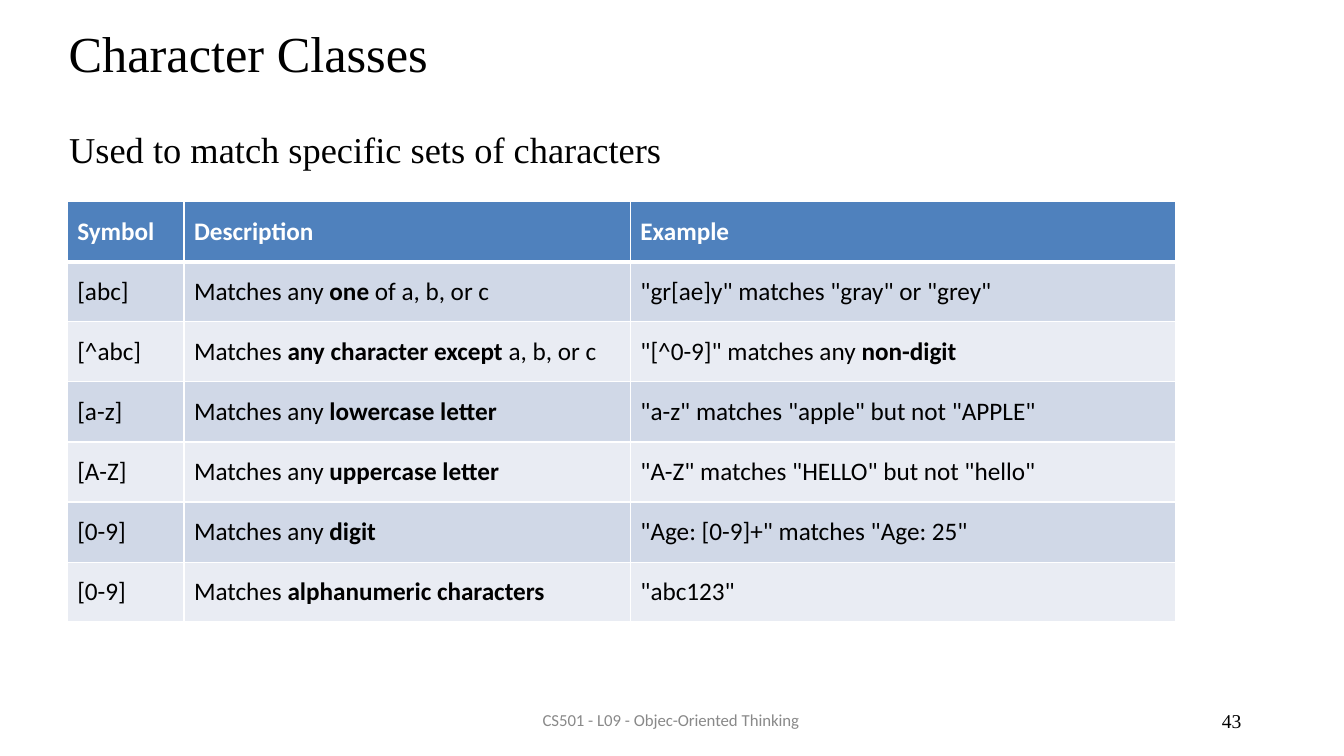
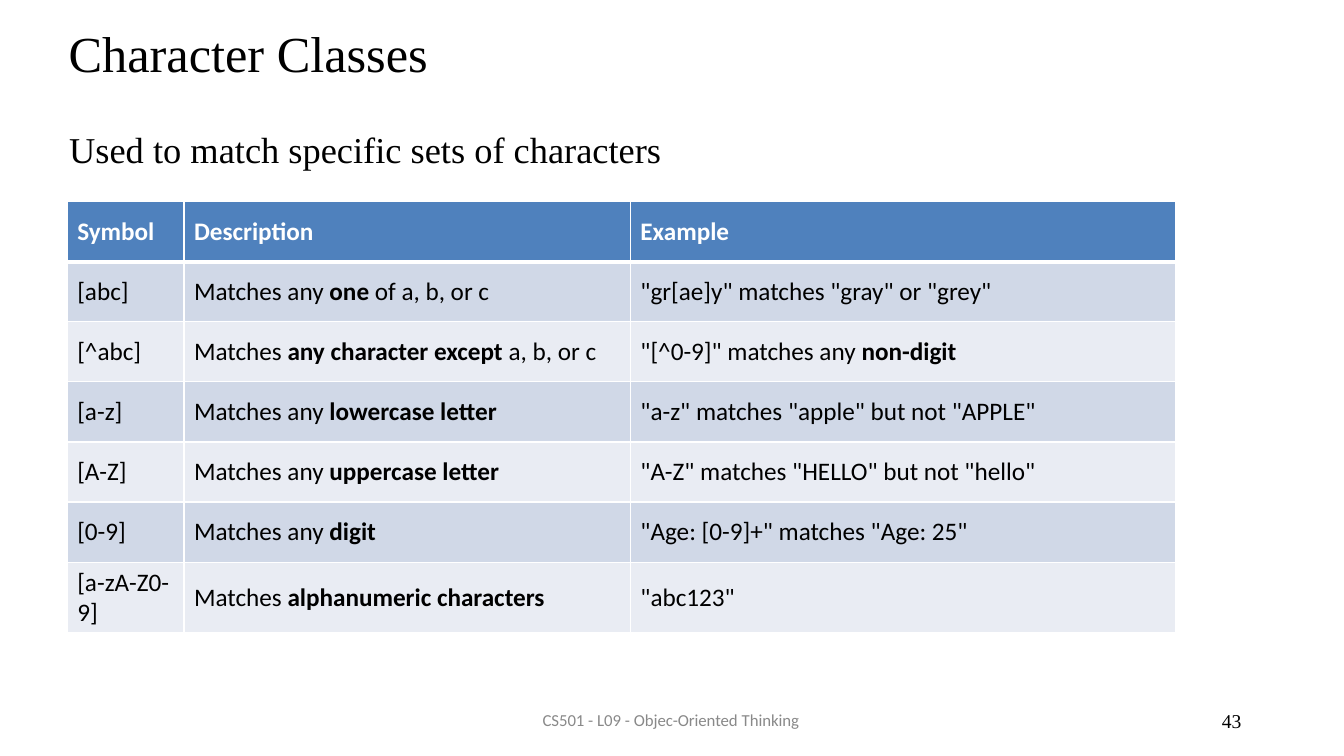
Before and after one commit to AughdonBreslin/CS501IntroToJava, a slide deck: slide 43 of Lectures/9_Object_Oriented_Programming.pptx. Drawn at 1344x756 pixels with LibreOffice and Linux fonts; fonts in the diff are those of the drawing. Boxes give left, top, right and bottom in pixels: in the first picture for what was removed or moved away, otherwise in the second. Text is boxed around its words. In the diff, an @@ line names an element or a change of style, - is before the commit and + after.

Commit message:
in class changes to 8-9

```diff
--- a/Lectures/9_Object_Oriented_Programming.pptx
+++ b/Lectures/9_Object_Oriented_Programming.pptx
@@ table at (x1=68, y1=202, x2=1177, y2=633) @@
-row 7, column 1: [0-9]
+row 7, column 1: [a-zA-Z0-9]
```
Also in this commit, not shown: 1 other slide changed, 7 other files.
